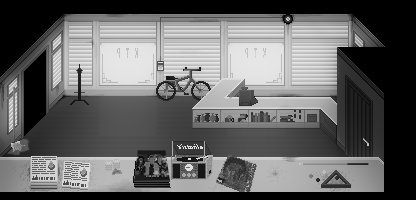
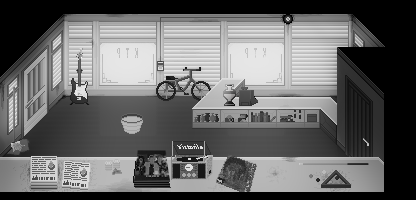
Layer changes from the first 416x200 image to the second:
showed group "BUCKET ANIMATED" (4 layers) over [121, 113, 143, 134]
showed "DOOR2" over [24, 49, 47, 136]
showed "GUITAR NO STRING" over [70, 48, 88, 104]
showed "GUITAR" over [70, 48, 88, 104]
showed "VASE" over [223, 84, 236, 106]
